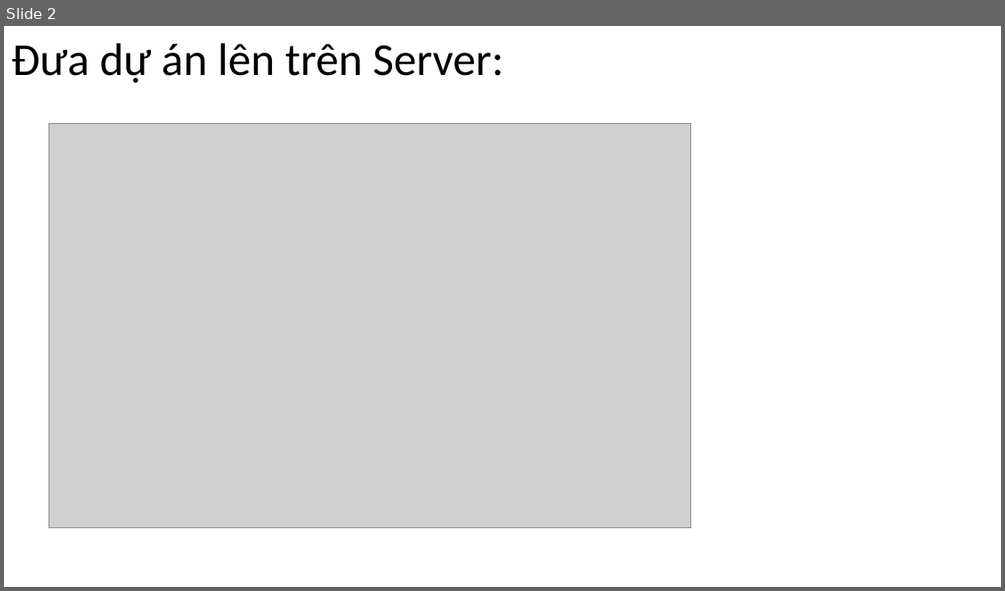
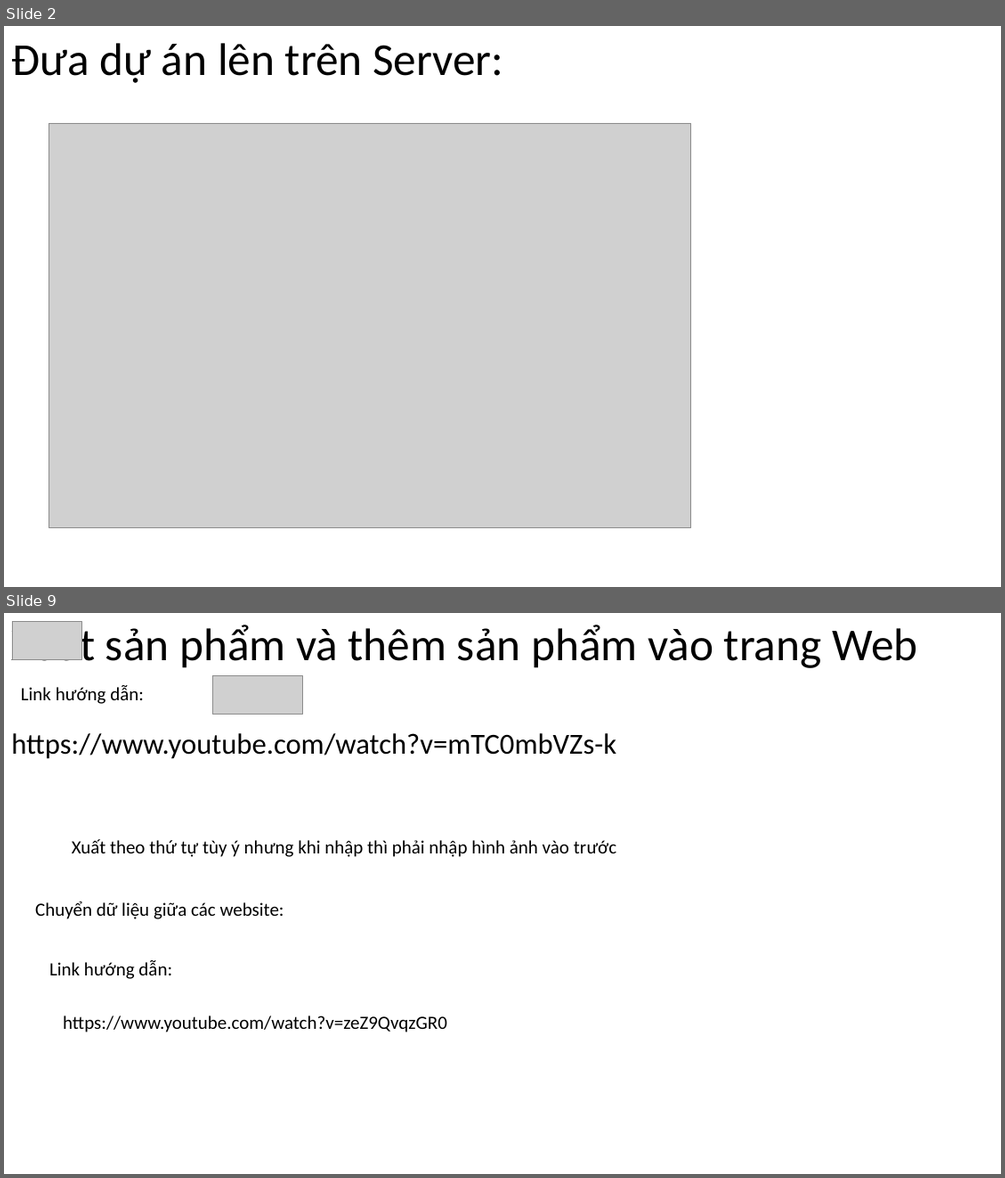
Before and after one commit to DangVanDoan05/WordPress, a slide deck: Import&ExPort DataBasePHP.pptx. Shown one above the other, each under a label of ours: slide 2 before the commit, slides 2 and 9 after it; the slides between them are not shown. The pictures are 1005x591 and 1005x1178 pixels, drawn with LibreOffice and Linux fonts; fonts in the diff are those of the drawing; grey boxes stand for pictures. Boxes give left, top, right and bottom in pixels: in the first picture for what was removed or moved away, otherwise in the second. Text is boxed around its words. In the diff, an @@ line names an element or a change of style, - is before the commit and + after.

```diff
--- a/Import&ExPort DataBasePHP.pptx
+++ b/Import&ExPort DataBasePHP.pptx
@@ slide 9 added at <box>4,613,1001,1174</box>, background #FFFFFF @@
@@ title added at <box>11,622,917,671</box>, 44 pt, text #000000 @@
+Xuất sản phẩm và thêm sản phẩm vào trang Web
@@ picture added at <box>12,621,81,659</box> @@
@@ text added at <box>21,685,144,704</box>, 18 pt, text #000000 @@
+Link hướng dẫn:
@@ picture added at <box>212,676,302,714</box> @@
@@ text added at <box>11,733,616,759</box>, 28 pt, text #000000 @@
+https://www.youtube.com/watch?v=mTC0mbVZs-k
@@ text added at <box>72,839,616,857</box>, 18 pt, text #000000 @@
+Xuất theo thứ tự tùy ý nhưng khi nhập thì phải nhập hình ảnh vào trước
@@ text added at <box>35,900,284,919</box>, 18 pt, text #000000 @@
+Chuyển dữ liệu giữa các website:
@@ text added at <box>49,960,172,979</box>, 18 pt, text #000000 @@
+Link hướng dẫn:
@@ text added at <box>63,1015,447,1032</box>, 18 pt, text #000000 @@
+https://www.youtube.com/watch?v=zeZ9QvqzGR0
```
Also in this commit, not shown: 1 slide changed, 7 other slides added, 1 slide removed, 4 other files.
